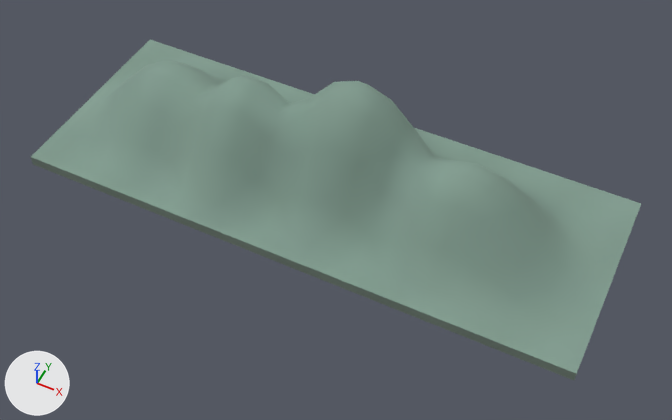
Before and after pictures for a commit that changed the glTF model assets/models/Environment_Hills_DistantRidge48m_001.glb.
Camera for both pictures: a 50 mm camera at (24.6, -47.9, 56.4) aimed at (2.5, -3.6, 1.0). Lighting does not change. The marker at lower left points along +X, +Y and +Z. The first picture is the older version. Where no turn or scale is listed for an object, it has been applied to the vertices. Vertices at exactly the same position are counted once.

Names of what the first picture shows: 'HL_DistantRidge48m_Body'.
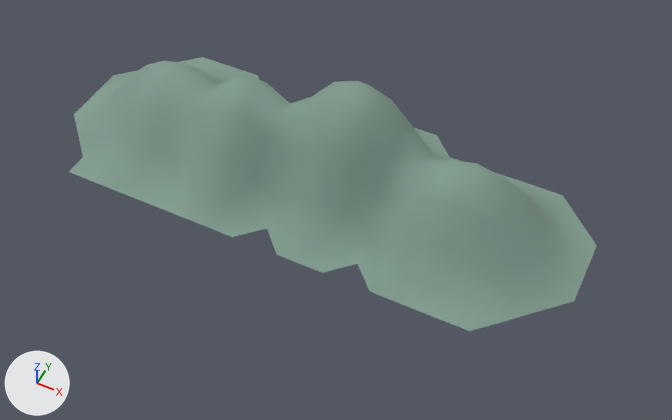
Boxes [x1, y1, x2, y2] around the edits, measured in the pictures (672 x 420 px):
'HL_DistantRidge48m_Body', reshaped (13% narrower, 19% shorter): before [31, 40, 641, 380]; after [69, 57, 597, 331]
part 1 of me_hl_distantridge48m_mesh, deleted: before [31, 40, 641, 380]

The change, as a diff of the scene's bpy script:
```diff
--- a/assets/models/Environment_Hills_DistantRidge48m_001.glb.py
+++ b/assets/models/Environment_Hills_DistantRidge48m_001.glb.py
@@ me_hl_distantridge48m_mesh @@
 # used by ob_hl_distantridge48m_body; location = (0.0, 0.0, 0.0)
-me_hl_distantridge48m_mesh.from_pydata(...)  # 316 vertices, 628 faces; spans x -24.0..24.0, y -9.0..9.0, z -0.9..10.7
+me_hl_distantridge48m_mesh.from_pydata(...)  # 206 vertices, 357 faces; spans x -24.0..22.0, y -9.0..9.0, z 0.0..10.7
+# me_hl_distantridge48m_mesh part 1
+# 110 vertices are removed from x -24.0..24.0, y -9.0..9.0, z -0.9..0.0
+# 271 faces are deleted
 me_hl_distantridge48m_mesh.materials.append(mat_mat_hl_ground)
```
